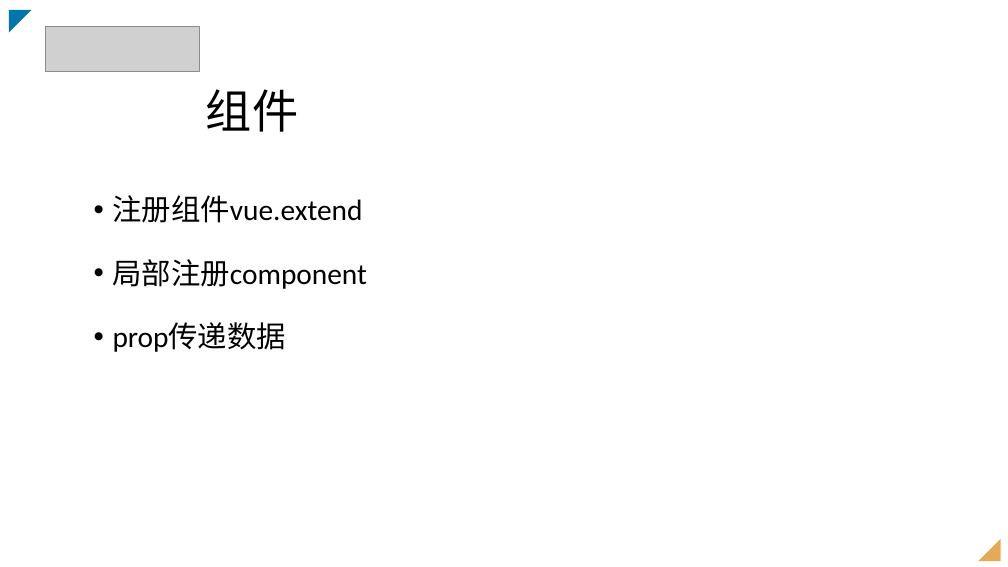
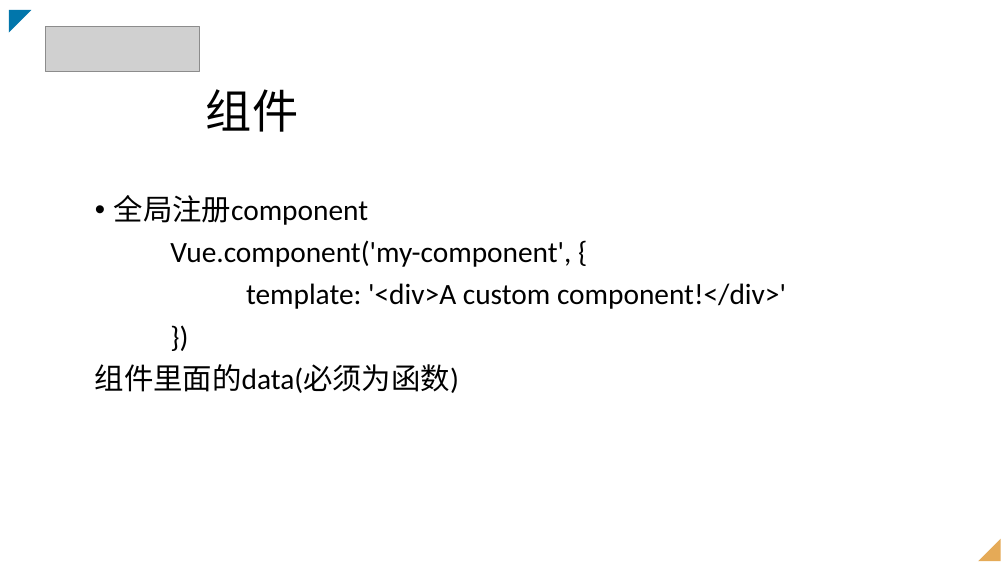
Before and after one commit to johnnysw/fellows9, a slide deck: slide 15 of vuejs/Vue.pptx. Drawn at 1008x567 pixels with LibreOffice and Linux fonts; fonts in the diff are those of the drawing; grey boxes stand for pictures. Boxes give left, top, right and bottom in pixels: in the first picture for what was removed or moved away, otherwise in the second. Text is boxed around its words. In the diff, an @@ line names an element or a change of style, - is before the commit and + after.

```diff
--- a/vuejs/Vue.pptx
+++ b/vuejs/Vue.pptx
@@ text at (x1=95, y1=195, x2=786, y2=393): text changed @@
-• 注册组件vue.extend
-• 局部注册component
-• prop传递数据
+• 全局注册component
+Vue.component('my-component', {
+template: '<div>A custom component!</div>'
+})
+组件里面的data(必须为函数)
```
Also in this commit, not shown: 2 slides added, 7 other files.
